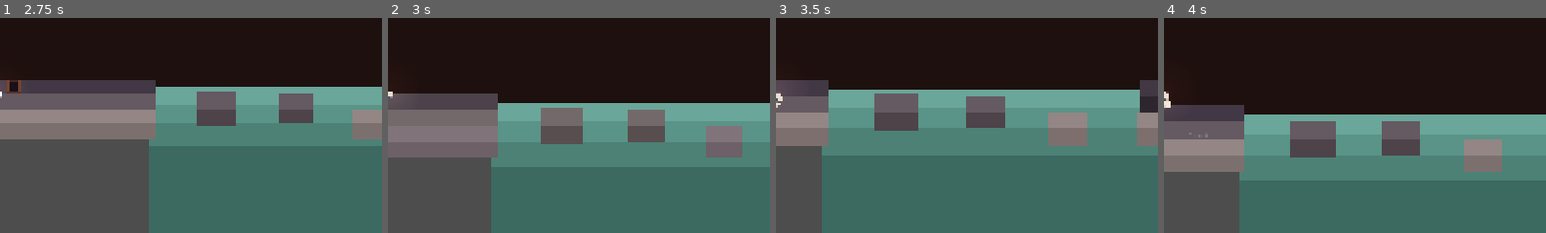
Above: before the commit, frames 1-4 (left to right).
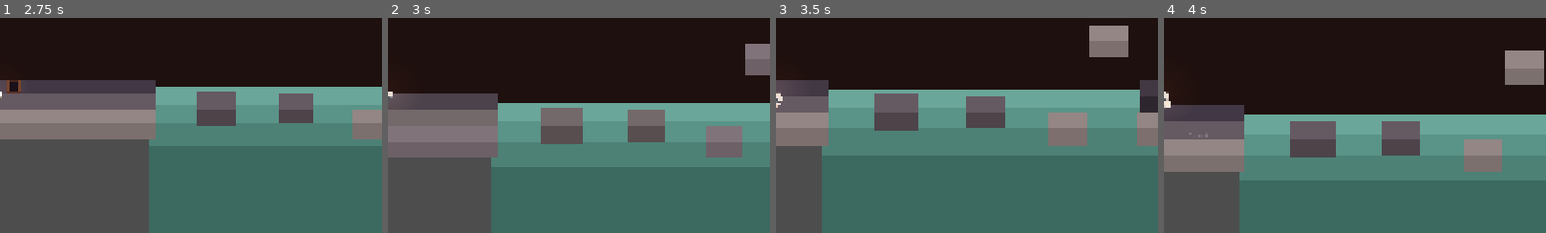
Above: after the commit, the same moments.

Repository: EkaterinaZakharova-13/purgatory-game
Game: Godot game, scene res://Scenes/Levels/main.tscn
Same seed, same stepped clock (60 frames per second), same inputs: the game is played once before the commit and once after it. The engine's default icon, where the game draws it, is replaced by a stand-in: a white triangle on a blue panel in a dark square.
Inputs:
- Up to frame 1 (2.75 s): hold D (right) 0.53-1.28 s; tap S (closer) at 0.6, 1.35, 2.3 s; tap Space (jump) at 0.77, 1.52 s; hold A (left) 1.28-2.03 s; hold D (right) from 2.03 s (still down); tap Shift (dash) at 2.1 s
- Up to frame 2 (3 s): keep holding D (right); tap W (further) at 2.85 s
- Up to frame 3 (3.5 s): keep holding D (right); tap Space (jump) at 3.02 s; tap S (closer) at 3.05 s
- Up to frame 4 (4 s): release D (right) at 3.53 s; hold A (left) from 3.53 s (still down); tap F (orb_platform) at 3.6 s; tap Space (jump) at 3.77 s; tap S (closer) at 3.8 s
The pictures show only the part of the screen within x 50-100%, y 36-86%; the shares and areas given below are measured in that part.

Frame 1 is identical in both runs. In frame 2, 1.0% of the frame differs, in the area x 93-100%, y 12-27%; in frame 3, 1.5%; in frame 4, 1.6%, in the area x 89-100%, y 15-32%.

Commit message:
Add Ground10 orb reveal platform

Diff:
--- /dev/null
+++ b/Scenes/Entities/ground_10.tscn
@@ -0,0 +1,28 @@
+[gd_scene load_steps=2 format=3]
+
+[sub_resource type="RectangleShape2D" id="Ground10CollisionShape"]
+size = Vector2(4, 32)
+
+[node name="Ground10" type="StaticBody2D" groups=["LayerDownLocked"]]
+collision_layer = 4
+collision_mask = 1
+scale = Vector2(1.05, 0.5)
+
+[node name="CollisionShape2D" type="CollisionShape2D" parent="."]
+position = Vector2(32, -32)
+scale = Vector2(16, 2)
+shape = SubResource("Ground10CollisionShape")
+
+[node name="ColorRect" type="ColorRect" parent="."]
+offset_top = -64.0
+offset_right = 8.0
+scale = Vector2(8.4, 1)
+color = Color(0.57571715, 0.52621675, 0.5179543, 1)
+metadata/_edit_use_anchors_ = true
+
+[node name="ColorRect2" type="ColorRect" parent="."]
+offset_right = 8.0
+offset_bottom = 64.0
+scale = Vector2(8.4, 1)
+color = Color(0.48668993, 0.43843925, 0.43103063, 1)
+metadata/_edit_use_anchors_ = true
--- a/Scenes/Levels/main.tscn
+++ b/Scenes/Levels/main.tscn
@@ -10,13 +10,16 @@
 size = Vector2(4, 32)
 
 [sub_resource type="RectangleShape2D" id="SupportShapeSmall"]
-size = Vector2(74.00002, 29)
+size = Vector2(74.00002, 33.5)
+
+[sub_resource type="RectangleShape2D" id="Ground9SupportShape"]
+size = Vector2(138.75, 33.5)
+
+[sub_resource type="RectangleShape2D" id="Ground10SupportShape"]
+size = Vector2(67.2, 32)
 
 [sub_resource type="RectangleShape2D" id="SupportShapeWide"]
 size = Vector2(143.36, 32)
-
-[sub_resource type="RectangleShape2D" id="SupportShapeExtension"]
-size = Vector2(67.2, 32)
 
 [node name="Main" type="Node" unique_id=767089903]
 
@@ -68,9 +71,6 @@
 [node name="OrbCrate2" parent="." unique_id=1708099566 instance=ExtResource("3_crate")]
 position = Vector2(3224, 504)
 
-[node name="OrbCrate3" parent="." unique_id=868827589 instance=ExtResource("3_crate")]
-position = Vector2(2174, 504)
-
 [node name="PlayerHUD" parent="." unique_id=1759663052 instance=ExtResource("4_hud")]
 
 [node name="LayerManager" type="Node2D" parent="." unique_id=530471857 groups=["LayerManager"]]
@@ -174,14 +174,14 @@
 position = Vector2(39.0001, 17)
 shape = SubResource("SupportShapeSmall")
 
-[node name="SupportPlatform2317" type="StaticBody2D" parent="LayerManager/Layer3" unique_id=756902238]
+[node name="SupportPlatform2317" type="StaticBody2D" parent="LayerManager/Layer3" unique_id=756902238 groups=["LayerDownLocked"]]
 position = Vector2(2317, 520)
 
 [node name="CollisionShape2D" type="CollisionShape2D" parent="LayerManager/Layer3/SupportPlatform2317" unique_id=1150005492]
 position = Vector2(40.0001, 15)
 shape = SubResource("SupportShapeSmall")
 
-[node name="SupportPlatform2494" type="StaticBody2D" parent="LayerManager/Layer3" unique_id=393289912]
+[node name="SupportPlatform2494" type="StaticBody2D" parent="LayerManager/Layer3" unique_id=393289912 groups=["LayerDownLocked"]]
 position = Vector2(2494, 520)
 
 [node name="CollisionShape2D" type="CollisionShape2D" parent="LayerManager/Layer3/SupportPlatform2494" unique_id=1177172853]
@@ -189,8 +189,56 @@
 shape = SubResource("SupportShapeSmall")
 
 [node name="OrbPlatform" parent="LayerManager/Layer3" unique_id=252267087 instance=ExtResource("5_platform")]
-position = Vector2(1825, 482)
+position = Vector2(2473, 278)
 scale = Vector2(0.58, 0.58)
+
+[node name="OrbPlatform2" parent="LayerManager/Layer3" unique_id=205848536 instance=ExtResource("5_platform")]
+position = Vector2(1826.9999, 483.99997)
+scale = Vector2(0.58, 0.58)
+ground_parent_path = NodePath("../../Layer1")
+ground_position = Vector2(1563, 393)
+
+[node name="Ground6SupportPlatform" type="StaticBody2D" parent="LayerManager/Layer3" unique_id=1091602071 groups=["LayerDownLocked"]]
+position = Vector2(1655, 329)
+
+[node name="CollisionShape2D" type="CollisionShape2D" parent="LayerManager/Layer3/Ground6SupportPlatform" unique_id=515025453]
+position = Vector2(38.999977, 72)
+shape = SubResource("SupportShapeSmall")
+
+[node name="Ground7SupportPlatform" type="StaticBody2D" parent="LayerManager/Layer3" unique_id=2081726196 groups=["LayerDownLocked"]]
+position = Vector2(1795, 302)
+
+[node name="CollisionShape2D" type="CollisionShape2D" parent="LayerManager/Layer3/Ground7SupportPlatform" unique_id=743918577]
+position = Vector2(37.999977, 48)
+shape = SubResource("SupportShapeSmall")
+
+[node name="Ground8SupportPlatform" type="StaticBody2D" parent="LayerManager/Layer3" unique_id=387956634 groups=["LayerDownLocked"]]
+position = Vector2(1935, 275)
+
+[node name="CollisionShape2D" type="CollisionShape2D" parent="LayerManager/Layer3/Ground8SupportPlatform" unique_id=2088850153]
+position = Vector2(40.999977, 50)
+shape = SubResource("SupportShapeSmall")
+
+[node name="Ground9SupportPlatform" type="StaticBody2D" parent="LayerManager/Layer3" unique_id=858936313 groups=["LayerDownLocked"]]
+position = Vector2(2075, 248)
+
+[node name="CollisionShape2D" type="CollisionShape2D" parent="LayerManager/Layer3/Ground9SupportPlatform" unique_id=1518245496]
+position = Vector2(72, 50)
+shape = SubResource("Ground9SupportShape")
+
+[node name="Ground9RightSupportPlatform" type="StaticBody2D" parent="LayerManager/Layer3" unique_id=1342198146 groups=["LayerDownLocked"]]
+position = Vector2(2263, 250)
+
+[node name="CollisionShape2D" type="CollisionShape2D" parent="LayerManager/Layer3/Ground9RightSupportPlatform" unique_id=596451105]
+position = Vector2(158, 49)
+shape = SubResource("Ground9SupportShape")
+
+[node name="Ground10SupportPlatform" type="StaticBody2D" parent="LayerManager/Layer3" unique_id=1912363485 groups=["LayerDownLocked"]]
+position = Vector2(1563, 329)
+
+[node name="CollisionShape2D" type="CollisionShape2D" parent="LayerManager/Layer3/Ground10SupportPlatform" unique_id=1913531953]
+position = Vector2(35.000023, 53)
+shape = SubResource("Ground10SupportShape")
 
 [node name="Layer2" type="Node2D" parent="LayerManager" unique_id=541892398]
 modulate = Color(0.8235294, 0.8235294, 0.8235294, 1)
@@ -278,7 +326,7 @@
 color = Color(0.43850598, 0.39296445, 0.3859772, 1)
 metadata/_edit_use_anchors_ = true
 
-[node name="Ground6" type="StaticBody2D" parent="LayerManager/Layer2" unique_id=117641719]
+[node name="Ground6" type="StaticBody2D" parent="LayerManager/Layer2" unique_id=117641719 groups=["LayerDownLocked"]]
 position = Vector2(1943.0001, 552)
 scale = Vector2(1.2000008, 0.5)
 metadata/_edit_group_ = true
@@ -302,7 +350,7 @@
 color = Color(0.43850598, 0.39296445, 0.3859772, 1)
 metadata/_edit_use_anchors_ = true
 
-[node name="Ground7" type="StaticBody2D" parent="LayerManager/Layer2" unique_id=268635744]
+[node name="Ground7" type="StaticBody2D" parent="LayerManager/Layer2" unique_id=268635744 groups=["LayerDownLocked"]]
 position = Vector2(2136, 552)
 scale = Vector2(1.2000008, 0.5)
 metadata/_edit_group_ = true
@@ -326,7 +374,7 @@
 color = Color(0.43850598, 0.39296445, 0.3859772, 1)
 metadata/_edit_use_anchors_ = true
 
-[node name="Ground8" type="StaticBody2D" parent="LayerManager/Layer2" unique_id=1987702854]
+[node name="Ground8" type="StaticBody2D" parent="LayerManager/Layer2" unique_id=1987702854 groups=["LayerDownLocked"]]
 position = Vector2(2317.0002, 552)
 scale = Vector2(1.2000008, 0.5)
 metadata/_edit_group_ = true
@@ -350,7 +398,7 @@
 color = Color(0.43850598, 0.39296445, 0.3859772, 1)
 metadata/_edit_use_anchors_ = true
 
-[node name="Ground9" type="StaticBody2D" parent="LayerManager/Layer2" unique_id=152437554]
+[node name="Ground9" type="StaticBody2D" parent="LayerManager/Layer2" unique_id=152437554 groups=["LayerDownLocked"]]
 position = Vector2(2494.0002, 552)
 scale = Vector2(1.2000008, 0.5)
 metadata/_edit_group_ = true
@@ -388,8 +436,50 @@
 position = Vector2(71.68, -16)
 shape = SubResource("SupportShapeWide")
 
+[node name="Ground6SupportPlatform" type="StaticBody2D" parent="LayerManager/Layer2" unique_id=3730353 groups=["LayerDownLocked"]]
+position = Vector2(1655, 361)
+
+[node name="CollisionShape2D" type="CollisionShape2D" parent="LayerManager/Layer2/Ground6SupportPlatform" unique_id=768074680]
+position = Vector2(39.999977, 47)
+shape = SubResource("SupportShapeSmall")
+
+[node name="Ground7SupportPlatform" type="StaticBody2D" parent="LayerManager/Layer2" unique_id=489268753 groups=["LayerDownLocked"]]
+position = Vector2(1795, 334)
+
+[node name="CollisionShape2D" type="CollisionShape2D" parent="LayerManager/Layer2/Ground7SupportPlatform" unique_id=843349376]
+position = Vector2(37.999977, 46)
+shape = SubResource("SupportShapeSmall")
+
+[node name="Ground8SupportPlatform" type="StaticBody2D" parent="LayerManager/Layer2" unique_id=452704962 groups=["LayerDownLocked"]]
+position = Vector2(1935, 307)
+
+[node name="CollisionShape2D" type="CollisionShape2D" parent="LayerManager/Layer2/Ground8SupportPlatform" unique_id=1739660474]
+position = Vector2(39.999977, 46)
+shape = SubResource("SupportShapeSmall")
+
+[node name="Ground9SupportPlatform" type="StaticBody2D" parent="LayerManager/Layer2" unique_id=1061777138 groups=["LayerDownLocked"]]
+position = Vector2(2075, 280)
+
+[node name="CollisionShape2D" type="CollisionShape2D" parent="LayerManager/Layer2/Ground9SupportPlatform" unique_id=1256960023]
+position = Vector2(72, 48)
+shape = SubResource("Ground9SupportShape")
+
+[node name="Ground9RightSupportPlatform" type="StaticBody2D" parent="LayerManager/Layer2" unique_id=1226329169 groups=["LayerDownLocked"]]
+position = Vector2(2267, 280)
+
+[node name="CollisionShape2D" type="CollisionShape2D" parent="LayerManager/Layer2/Ground9RightSupportPlatform" unique_id=68730568]
+position = Vector2(159, 48)
+shape = SubResource("Ground9SupportShape")
+
+[node name="Ground10SupportPlatform" type="StaticBody2D" parent="LayerManager/Layer2" unique_id=8577493 groups=["LayerDownLocked"]]
+position = Vector2(1563, 361)
+collision_layer = 2
+
+[node name="CollisionShape2D" type="CollisionShape2D" parent="LayerManager/Layer2/Ground10SupportPlatform" unique_id=361985336]
+position = Vector2(35.000023, 53)
+shape = SubResource("Ground10SupportShape")
+
 [node name="Layer1" type="Node2D" parent="LayerManager" unique_id=990853741]
-metadata/_edit_lock_ = true
 
 [node name="Ground5" type="StaticBody2D" parent="LayerManager/Layer1" unique_id=894772816]
 position = Vector2(1752.0001, 584)
@@ -487,6 +577,126 @@
 color = Color(0.48668993, 0.43843925, 0.43103063, 1)
 metadata/_edit_use_anchors_ = true
 
+[node name="Ground6" type="StaticBody2D" parent="LayerManager/Layer1" unique_id=236480697 groups=["LayerDownLocked"]]
+position = Vector2(1656.0001, 415)
+scale = Vector2(1.2000008, 0.5)
+metadata/_edit_group_ = true
+
+[node name="CollisionShape2D" type="CollisionShape2D" parent="LayerManager/Layer1/Ground6" unique_id=1187280791]
+position = Vector2(32, -32)
+scale = Vector2(16, 2)
+shape = SubResource("RectangleShape2D_rtip2")
+
+[node name="ColorRect" type="ColorRect" parent="LayerManager/Layer1/Ground6" unique_id=696448726]
+offset_top = -64.0
+offset_right = 8.0
+scale = Vector2(8, 1)
+color = Color(0.57571715, 0.52621675, 0.5179543, 1)
+metadata/_edit_use_anchors_ = true
+
+[node name="ColorRect2" type="ColorRect" parent="LayerManager/Layer1/Ground6" unique_id=1489426181]
+offset_right = 8.0
+offset_bottom = 64.0
+scale = Vector2(8, 1)
+color = Color(0.48668993, 0.43843925, 0.43103063, 1)
+metadata/_edit_use_anchors_ = true
+
+[node name="Ground7" type="StaticBody2D" parent="LayerManager/Layer1" unique_id=134161656 groups=["LayerDownLocked"]]
+position = Vector2(1795, 366)
+scale = Vector2(1.2000008, 0.5)
+metadata/_edit_group_ = true
+
+[node name="CollisionShape2D" type="CollisionShape2D" parent="LayerManager/Layer1/Ground7" unique_id=1872017181]
+position = Vector2(32, -32)
+scale = Vector2(16, 2)
+shape = SubResource("RectangleShape2D_rtip2")
+
+[node name="ColorRect" type="ColorRect" parent="LayerManager/Layer1/Ground7" unique_id=756299330]
+offset_top = -64.0
+offset_right = 8.0
+scale = Vector2(8, 1)
+color = Color(0.57571715, 0.52621675, 0.5179543, 1)
+metadata/_edit_use_anchors_ = true
+
+[node name="ColorRect2" type="ColorRect" parent="LayerManager/Layer1/Ground7" unique_id=1019080838]
+offset_right = 8.0
+offset_bottom = 64.0
+scale = Vector2(8, 1)
+color = Color(0.48668993, 0.43843925, 0.43103063, 1)
+metadata/_edit_use_anchors_ = true
+
+[node name="Ground8" type="StaticBody2D" parent="LayerManager/Layer1" unique_id=2134492358 groups=["LayerDownLocked"]]
+position = Vector2(1935, 339)
+scale = Vector2(1.2000008, 0.5)
+metadata/_edit_group_ = true
+
+[node name="CollisionShape2D" type="CollisionShape2D" parent="LayerManager/Layer1/Ground8" unique_id=1478096309]
+position = Vector2(32, -32)
+scale = Vector2(16, 2)
+shape = SubResource("RectangleShape2D_rtip2")
+
+[node name="ColorRect" type="ColorRect" parent="LayerManager/Layer1/Ground8" unique_id=1816476574]
+offset_top = -64.0
+offset_right = 8.0
+scale = Vector2(8, 1)
+color = Color(0.57571715, 0.52621675, 0.5179543, 1)
+metadata/_edit_use_anchors_ = true
+
+[node name="ColorRect2" type="ColorRect" parent="LayerManager/Layer1/Ground8" unique_id=1364192428]
+offset_right = 8.0
+offset_bottom = 64.0
+scale = Vector2(8, 1)
+color = Color(0.48668993, 0.43843925, 0.43103063, 1)
+metadata/_edit_use_anchors_ = true
+
+[node name="Ground9" type="StaticBody2D" parent="LayerManager/Layer1" unique_id=506582780 groups=["LayerDownLocked"]]
+position = Vector2(2075, 312)
+scale = Vector2(2.2500014, 0.5)
+metadata/_edit_group_ = true
+
+[node name="CollisionShape2D" type="CollisionShape2D" parent="LayerManager/Layer1/Ground9" unique_id=1497717282]
+position = Vector2(32, -32)
+scale = Vector2(16, 2)
+shape = SubResource("RectangleShape2D_rtip2")
+
+[node name="ColorRect" type="ColorRect" parent="LayerManager/Layer1/Ground9" unique_id=16217365]
+offset_top = -64.0
+offset_right = 8.0
+scale = Vector2(8, 1)
+color = Color(0.57571715, 0.52621675, 0.5179543, 1)
+metadata/_edit_use_anchors_ = true
+
+[node name="ColorRect2" type="ColorRect" parent="LayerManager/Layer1/Ground9" unique_id=200499915]
+offset_right = 8.0
+offset_bottom = 64.0
+scale = Vector2(8, 1)
+color = Color(0.48668993, 0.43843925, 0.43103063, 1)
+metadata/_edit_use_anchors_ = true
+
+[node name="Ground9Right" type="StaticBody2D" parent="LayerManager/Layer1" unique_id=256406339 groups=["LayerDownLocked"]]
+position = Vector2(2353, 313)
+scale = Vector2(2.2500014, 0.5)
+metadata/_edit_group_ = true
+
+[node name="CollisionShape2D" type="CollisionShape2D" parent="LayerManager/Layer1/Ground9Right" unique_id=278755172]
+position = Vector2(32, -32)
+scale = Vector2(16, 2)
+shape = SubResource("RectangleShape2D_rtip2")
+
+[node name="ColorRect" type="ColorRect" parent="LayerManager/Layer1/Ground9Right" unique_id=1348703439]
+offset_top = -64.0
+offset_right = 8.0
+scale = Vector2(8, 1)
+color = Color(0.57571715, 0.52621675, 0.5179543, 1)
+metadata/_edit_use_anchors_ = true
+
+[node name="ColorRect2" type="ColorRect" parent="LayerManager/Layer1/Ground9Right" unique_id=385234148]
+offset_right = 8.0
+offset_bottom = 64.0
+scale = Vector2(8, 1)
+color = Color(0.48668993, 0.43843925, 0.43103063, 1)
+metadata/_edit_use_anchors_ = true
+
 [node name="SupportPlatform1240" type="StaticBody2D" parent="LayerManager/Layer1" unique_id=1177062555]
 position = Vector2(1240, 584)
 
@@ -515,27 +725,20 @@
 position = Vector2(38.4, -16)
 shape = SubResource("SupportShapeSmall")
 
-[node name="SupportPlatform2317" type="StaticBody2D" parent="LayerManager/Layer1" unique_id=748767521]
+[node name="SupportPlatform2317" type="StaticBody2D" parent="LayerManager/Layer1" unique_id=748767521 groups=["LayerDownLocked"]]
 position = Vector2(2317, 584)
 
 [node name="CollisionShape2D" type="CollisionShape2D" parent="LayerManager/Layer1/SupportPlatform2317" unique_id=1928454327]
 position = Vector2(38.4, -16)
 shape = SubResource("SupportShapeSmall")
 
-[node name="SupportPlatform2494" type="StaticBody2D" parent="LayerManager/Layer1" unique_id=267041026]
+[node name="SupportPlatform2494" type="StaticBody2D" parent="LayerManager/Layer1" unique_id=267041026 groups=["LayerDownLocked"]]
 position = Vector2(2494, 584)
 
 [node name="CollisionShape2D" type="CollisionShape2D" parent="LayerManager/Layer1/SupportPlatform2494" unique_id=1623590773]
 position = Vector2(38.4, -16)
 shape = SubResource("SupportShapeSmall")
 
-[node name="SupportPlatform1828" type="StaticBody2D" parent="LayerManager/Layer1" unique_id=100348920]
-position = Vector2(1828.8, 584)
-
-[node name="CollisionShape2D" type="CollisionShape2D" parent="LayerManager/Layer1/SupportPlatform1828" unique_id=1290460274]
-position = Vector2(33.6, -16)
-shape = SubResource("SupportShapeExtension")
-
 [node name="WhiteBoxes" type="Node2D" parent="." unique_id=2058884979]
 
 [node name="ColorRect" type="ColorRect" parent="WhiteBoxes" unique_id=1986535064]
--- a/Scripts/orb_crate.gd
+++ b/Scripts/orb_crate.gd
@@ -69,7 +69,7 @@
 	state.linear_velocity = body_velocity
 
 func interact(player: Node2D, orb: Node2D) -> bool:
-	if not nearby_players.has(player) or current_layer != int(player.get("current_mask")):
+	if not _player_is_in_interaction_range(player) or current_layer != int(player.get("current_mask")):
 		return false
 	if placed_orb != null or not bool(orb.get("is_active")):
 		return false
@@ -79,6 +79,17 @@
 	orb.call("place_on", orb_anchor, self, Vector2.ONE * stored_orb_scale)
 	orb.global_position = orb_anchor.global_position
 	return true
+
+func _player_is_in_interaction_range(candidate: Node2D) -> bool:
+	var shape_node := interaction_area.get_node_or_null("CollisionShape2D") as CollisionShape2D
+	if shape_node == null:
+		return nearby_players.has(candidate)
+	var circle := shape_node.shape as CircleShape2D
+	if circle == null:
+		return nearby_players.has(candidate)
+	var area_scale := interaction_area.global_scale
+	var radius := circle.radius * maxf(absf(area_scale.x), absf(area_scale.y))
+	return interaction_area.global_position.distance_squared_to(candidate.global_position) <= radius * radius
 
 func on_orb_arrived(orb: Node2D) -> void:
 	if placed_orb == orb:
--- a/Scripts/orb_platform.gd
+++ b/Scripts/orb_platform.gd
@@ -1,7 +1,12 @@
 extends StaticBody2D
+
+const GROUND10_SCENE: PackedScene = preload("res://Scenes/Entities/ground_10.tscn")
 
 @export_range(1, 3, 1) var current_layer := 1
 @export_range(0.1, 1.0, 0.05) var stored_orb_scale := 0.5
+@export var ground_parent_path: NodePath
+@export var ground_position := Vector2(1828.8, 584.0)
+@export_range(1, 3, 1) var ground_collision_layer := 3
 
 @onready var interaction_area: Area2D = $InteractionArea
 @onready var visuals: Node2D = $Visuals
@@ -10,10 +15,14 @@
 var nearby_players: Array[Node2D] = []
 var placed_orb: Node2D
 var brightness_tween: Tween
+var ground_parent: Node2D
+var ground_instance: StaticBody2D
 
 func _ready() -> void:
 	interaction_area.body_entered.connect(_on_body_entered)
 	interaction_area.body_exited.connect(_on_body_exited)
+	if not ground_parent_path.is_empty():
+		ground_parent = get_node_or_null(ground_parent_path) as Node2D
 
 func is_player_in_range(player: Node2D) -> bool:
 	return nearby_players.has(player)
@@ -35,6 +44,7 @@
 func on_orb_arrived(orb: Node2D) -> void:
 	if placed_orb == orb:
 		_set_occupied(true)
+		_spawn_ground10()
 
 func release_orb(orb: Node2D) -> void:
 	if placed_orb != orb:
@@ -42,8 +52,25 @@
 
 	placed_orb = null
 	_set_occupied(false)
+	_delete_ground10()
 	if is_instance_valid(orb):
 		orb.call("recall_from_platform", self)
+
+func _spawn_ground10() -> void:
+	if is_instance_valid(ground_instance) or ground_parent == null:
+		return
+	ground_instance = GROUND10_SCENE.instantiate() as StaticBody2D
+	if ground_instance == null:
+		return
+	ground_instance.position = ground_position
+	ground_instance.collision_layer = 1 << (ground_collision_layer - 1)
+	ground_instance.collision_mask = 1
+	ground_parent.add_child(ground_instance)
+
+func _delete_ground10() -> void:
+	if is_instance_valid(ground_instance):
+		ground_instance.queue_free()
+	ground_instance = null
 
 func _set_occupied(occupied: bool) -> void:
 	if brightness_tween and brightness_tween.is_running():
--- a/Scripts/player.gd
+++ b/Scripts/player.gd
@@ -202,7 +202,7 @@
 		carried_crate.call("move_with_player", current_mask, -32.0)
 
 func _move_closer() -> void:
-	if current_mask >= layer_manager.layer_size or has_overlapping_group_body("LayerCollider", closer_check):
+	if current_mask >= layer_manager.layer_size or _is_standing_on_layer_locked_platform() or has_overlapping_group_body("LayerCollider", closer_check):
 		return
 	var target_layer := current_mask + 1
 	var carried_crate := _get_carried_orb_crate()
@@ -220,6 +220,18 @@
 	if carried_crate != null:
 		carried_crate.call("move_with_player", current_mask, 32.0)
 
+func _is_standing_on_layer_locked_platform() -> bool:
+	if not is_on_floor():
+		return false
+	for collision_index in range(get_slide_collision_count()):
+		var collision := get_slide_collision(collision_index)
+		if collision.get_normal().y > -0.5:
+			continue
+		var floor_body := collision.get_collider() as Node
+		if floor_body != null and floor_body.is_in_group("LayerDownLocked"):
+			return true
+	return false
+
 func _try_push_orb_crate(direction: float) -> void:
 	if is_zero_approx(direction):
 		return
